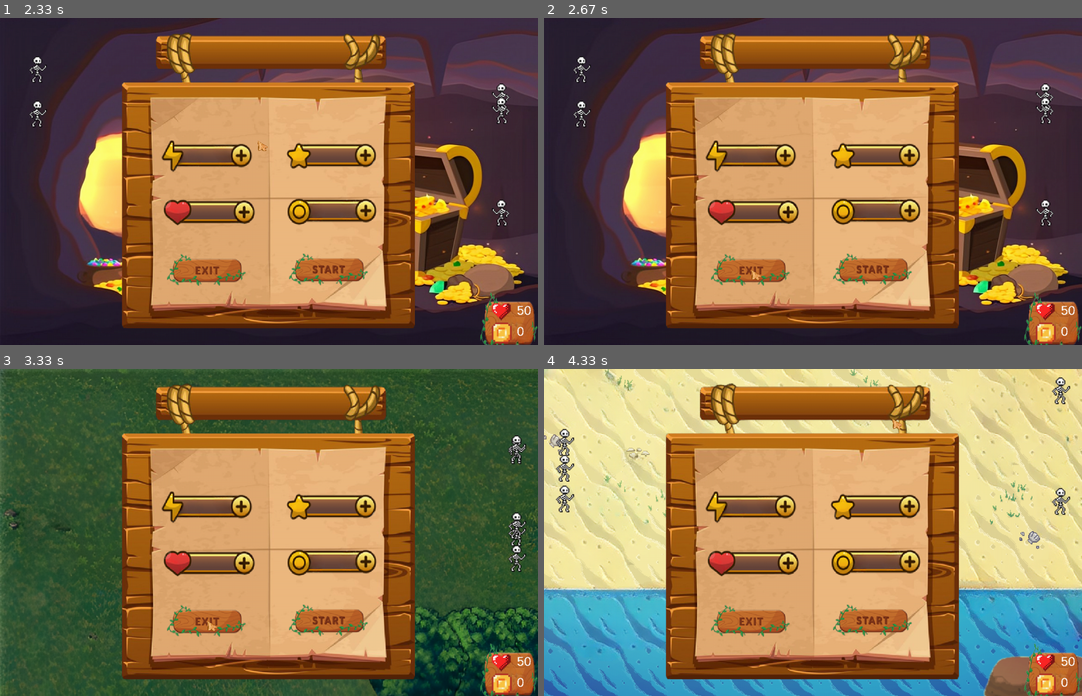
Above: before the commit, frames 1-4 (two rows, left to right).
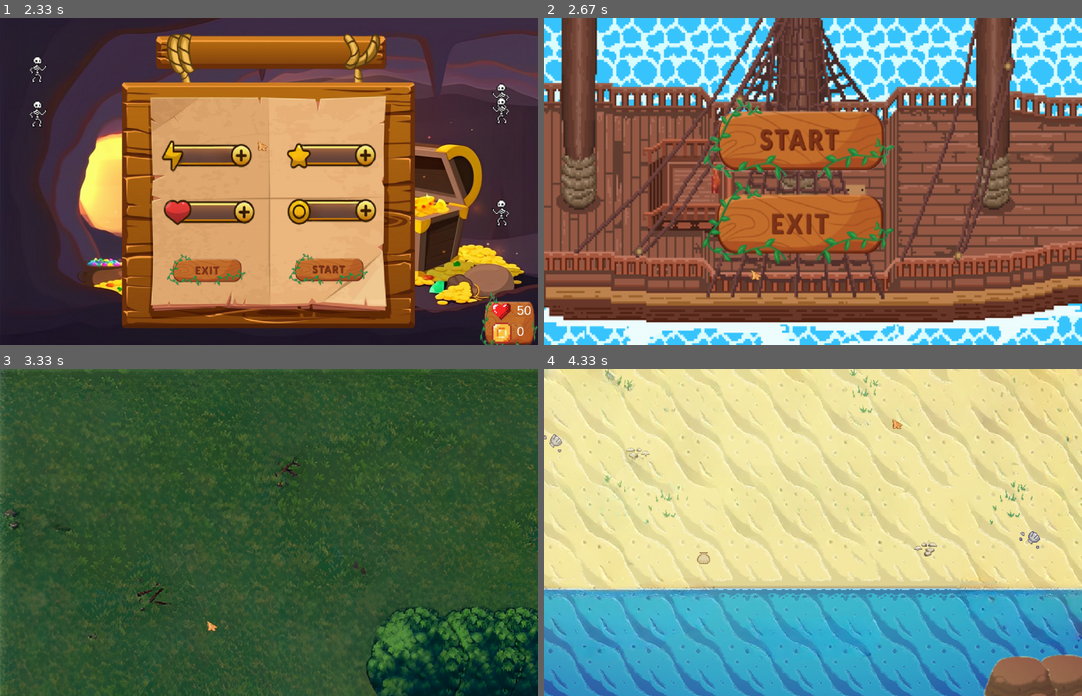
Above: after the commit, the same moments.

Repository: DasolLim/Pygame_Pirates
Game: pygame game, started from main.py
Two runs of this game, one before a commit and one after it. Both use one fixed random seed, a clock stepped at 60 frames per second and the inputs below.
Inputs (mouse positions are in pixels of both pictures, inside the frame that each line leads up to):
- Up to frame 1 (2.33 s): tap C at 0.33 s; click (328, 269) at 0.72 s; click (258, 138) at 1.22 s; tap T at 1.67 s; tap Esc at 2 s
- Up to frame 2 (2.67 s): click (748, 269) at 2.38 s
- Up to frame 3 (3.33 s): tap F at 2.83 s; hold Right from 3.17 s (still down); tap T at 3.32 s
- Up to frame 4 (4.33 s): release Right at 3.63 s; click (893, 418) at 3.72 s; hold Up 4-4.3 s; tap B at 4.15 s

Frame 1 is identical in both runs. In frame 2, 97% of the frame differs, in the area x 0-100%, y 0-100%; in frame 3, 47%; in frame 4, 47%.

Commit message:
menuItem

Diff:
--- a/main.py
+++ b/main.py
@@ -1,225 +1,254 @@
-#imports
-import pygame, gameSprites, time
-
-#initializing pygame
+# imports
+import pygame
+import gameSprites
+import time
+
+# initializing pygame
 pygame.init()
 
-#initializng mixer
+# initializng mixer
 pygame.mixer.init()
 
-#//////////////////////////////////////Images//////////////////////////////////////#
-
-#initialize starting image
+# //////////////////////////////////////Images//////////////////////////////////////#
+
+# initialize starting image
 mainmenu_image = pygame.image.load('backgroundimage.png')
 mainmenu_image = pygame.transform.scale(mainmenu_image, (1280, 780))
 mainmenu_rect = mainmenu_image.get_rect()
 
-#initializing current image
+# initializing current image
 current_img = None
 current_rect = None
 
-#initialize cursor image
+# initialize cursor image
 cursor_img = pygame.image.load('cursor.png')
-cursor_img = pygame.transform.scale(cursor_img,(25,25))
+cursor_img = pygame.transform.scale(cursor_img, (25, 25))
 cursor_rect = cursor_img.get_rect()
 pygame.mouse.set_visible(False)
 
-#initializing screen
+# initializing screen
 screen = pygame.display.set_mode((mainmenu_rect.width, mainmenu_rect.height))
 screen_rect = screen.get_rect()
 
-#initialize text background
+# initialize text background
 textBackground_image = pygame.image.load('textBackground.png')
-textBackground_image = pygame.transform.scale(textBackground_image, (300,860))
+textBackground_image = pygame.transform.scale(textBackground_image, (300, 860))
 textBackground_rect = textBackground_image.get_rect()
 textBackground_rect.bottomright = screen_rect.bottomright
 
-#initialize beach scene
+# initialize beach scene
 beachImg = pygame.image.load('sceneimage.png')
 beachImg = pygame.transform.scale(beachImg, (1280, 780))
 beach_rect = beachImg.get_rect()
 
-#initialize forest scene
+# initialize forest scene
 forestImg = pygame.image.load('forestScene.png')
-forestImg = pygame.transform.scale(forestImg,(1280,780))
+forestImg = pygame.transform.scale(forestImg, (1280, 780))
 forest_rect = forestImg.get_rect()
 
-#initialize cave image
+# initialize cave image
 caveImg = pygame.image.load('caveScene.png')
-caveImg = pygame.transform.scale(caveImg,(1280,780))
+caveImg = pygame.transform.scale(caveImg, (1280, 780))
 cave_rect = caveImg.get_rect()
 
-#initialize shop scene
+# initialize shop scene
 shopImg = pygame.image.load('menu.png')
-shopImg = pygame.transform.scale(shopImg,(750,750))
+shopImg = pygame.transform.scale(shopImg, (750, 750))
 shop_rect = shopImg.get_rect()
 shop_rect.center = screen_rect.center
 
-#initializing treasure scene
+# initializing treasure scene
 treasureImg = pygame.image.load('treasure.jpg')
-treasureImg = pygame.transform.scale(treasureImg,(1280,780))
+treasureImg = pygame.transform.scale(treasureImg, (1280, 780))
 treasure_rect = treasureImg.get_rect()
 
-#initializing coin image
+# initializing coin image
 coinImg = pygame.image.load('coin_100x94.png')
-coinImg = pygame.transform.scale(coinImg, (65,65))
+coinImg = pygame.transform.scale(coinImg, (65, 65))
 coin_rect = coinImg.get_rect()
 
-#initializing heart image
+# initializing heart image
 heartImg = pygame.image.load('Heart.png')
-heartImg = pygame.transform.scale(heartImg, (65,65))
+heartImg = pygame.transform.scale(heartImg, (65, 65))
 heart_rect = heartImg.get_rect()
 
-#defining width/height of buttons
+# defining width/height of buttons
 width = 395
 height = 135
 
-#creating rectangle for start button
+# creating rectangle for start button
 startRect = pygame.Rect(415, 225, width, height)
 
-#creating rectangle for exit button
+# creating rectangle for exit button
 exitRect = pygame.Rect(415, 425, width, height)
 
-#initializing font
+# creating rectangle for menu start button
+menuStartRect = pygame.Rect(700, 575, 165, 50)
+# creating rectangle for menu exit button
+menuExitRect = pygame.Rect(410, 575, 165, 50)
+
+# player speed upgrade rectangle
+speedRect = pygame.Rect(550, 300, 45, 50)
+# player health upgrade rectangle
+healthRect = pygame.Rect(550, 435, 45, 50)
+# player attack speed upgrade rectangle
+DamageRect = pygame.Rect(845, 300, 45, 50)
+# player _____ rectnagle
+LuckRect = pygame.Rect(845, 435, 45, 50)
+
+# initializing font
 pygame.font.init()
 font = pygame.font.SysFont("arial", 30)
 
-#/////////////////////////////////////////////////////////////////////////#
+# /////////////////////////////////////////////////////////////////////////#
 # USE THESE 2 LINES TO INCREMENT coinCount and REDRAW THE COIN TEXT
 # coinCount += 1
 # coinCountText = font.render(str(coinCount), False, (255,255,255))
-#/////////////////////////////////////////////////////////////////////////#
-
-#//////////////////////////////////////Initialize Methods//////////////////////////////////////#
-
-#creating player sprite group
+# /////////////////////////////////////////////////////////////////////////#
+
+# //////////////////////////////////////Initialize Methods//////////////////////////////////////#
+
+# creating player sprite group
 player_group = pygame.sprite.Group()
-#creating mob sprite group
+# creating mob sprite group
 mob_group = pygame.sprite.Group()
-#boolean flags
+# boolean flags
 loadPlaying = True
 shopPlaying = False
 running = True
 right = True
-#FPS
+# FPS
 FPS = 60
-#setting clock
+# setting clock
 clock = pygame.time.Clock()
-#collision
+# collision
 scene = 'beach'
-#initializing counts
+# initializing counts
 coinCount = 0
 healthCount = 50
 
-#initializing player sprite
+# initializing player sprite
+
+
 def initializePlayer():
     global player_group
     if player_group:
         player_group.empty()
     num_of_player = 1
-    for x in range (num_of_player):
-        player_group.add(gameSprites.Player("Pirate_Sprite_100x100.png", 50, 50, 0, 0))
+    for x in range(num_of_player):
+        player_group.add(gameSprites.Player(
+            "Pirate_Sprite_100x100.png", 50, 50, 0, 0))
+
 
 def initializeMobs():
     global mob_group
     if mob_group:
         mob_group.empty()
     num_of_mobs = 5
-    for x in range (num_of_mobs):
-        mob_group.add(gameSprites.Mob("mob.png", 50, 50, [2,2]))
-
-#render images
+    for x in range(num_of_mobs):
+        mob_group.add(gameSprites.Mob("mob.png", 50, 50, [2, 2]))
+
+# render images
+
+
 def render():
-    #adding background image
-    screen.blit(current_img,current_rect)
-    #checking if on start screen
+    # adding background image
+    screen.blit(current_img, current_rect)
+    # checking if on start screen
     if not loadPlaying:
-        #initializing coin text
+        # initializing coin text
         global coinCount
         coinCount = player_group.sprites()[0].coins
         coinCountText = font.render(str(coinCount), False, (255, 255, 255))
 
-        #initializing heart text
+        # initializing heart text
         global healthCount
         healthCount = player_group.sprites()[0].health
         healthCountText = font.render(str(healthCount), False, (255, 255, 255))
-        #displaying coin/health background
-        screen.blit(textBackground_image, (1125,570))
-        #displaying coin info
+        # displaying coin/health background
+        screen.blit(textBackground_image, (1125, 570))
+        # displaying coin info
         screen.blit(coinCountText, (1230, 730))
         screen.blit(coinImg, (1160, 720))
-        #displaying heart info
+        # displaying heart info
         screen.blit(healthCountText, (1230, 680))
         screen.blit(heartImg, (1160, 665))
-        #displaying player sprite
-        screen.blit(player_group.sprites()[0].image, player_group.sprites()[0].rect)
-        #player_group.draw(screen)
-        #displaying mobs
+        # displaying player sprite
+        screen.blit(player_group.sprites()[
+                    0].image, player_group.sprites()[0].rect)
+        # player_group.draw(screen)
+        # displaying mobs
         if not shopPlaying:
             mob_group.update()
         mob_group.draw(screen)
 
     if shopPlaying:
-        screen.blit(shopImg,shop_rect)
-
-    #checking if mouse is within game window
+        screen.blit(shopImg, shop_rect)
+
+    # checking if mouse is within game window
     if pygame.mouse.get_focused() == True and loadPlaying or shopPlaying:
-        #adding mouse image to screen
-        screen.blit(cursor_img,pygame.mouse.get_pos())
-
-    #refreshing screen
+        # adding mouse image to screen
+        screen.blit(cursor_img, pygame.mouse.get_pos())
+
+    # refreshing screen
     pygame.display.flip()
 
-#musicPlayer
-def musicPlayer(music,vol = 0.7,loop = 0,initialPlay = 0):
-    #checking initial play
+# musicPlayer
+
+
+def musicPlayer(music, vol=0.7, loop=0, initialPlay=0):
+    # checking initial play
     if initialPlay:
-        #loading music
+        # loading music
         pygame.mixer.music.load(music)
     else:
-        #changing music
+        # changing music
         pygame.mixer.music.stop()
         pygame.mixer.music.unload()
         pygame.mixer.music.load(music)
-    #setting volume
+    # setting volume
     pygame.mixer.music.set_volume(vol)
-    #looping music
+    # looping music
     pygame.mixer.music.play(loop)
+
 
 def sceneBuilder(newScene):
     global current_img
     global current_rect
     global scene
 
-    if(newScene == 'shop'):
+    if (newScene == 'shop'):
         musicPlayer('shopMusic.mp3', 0.1, -1)
         return
-    if(newScene == 'mainMenu'):
+    if (newScene == 'mainMenu'):
         current_img = mainmenu_image
-        musicPlayer('menuMusic.mp3',loop = -1, initialPlay=1)
-    elif(newScene == 'beach'):
+        musicPlayer('menuMusic.mp3', loop=-1, initialPlay=1)
+    elif (newScene == 'beach'):
         musicPlayer('pirateArr.mp3')
         current_img = beachImg
         scene = 'beach'
-    elif(newScene == 'forest'):
+    elif (newScene == 'forest'):
         current_img = forestImg
         scene = 'forest'
         pygame.mixer.music.stop()
-    elif(newScene == 'cave'):
+    elif (newScene == 'cave'):
         current_img = caveImg
         scene = 'cave'
         pygame.mixer.music.stop()
-    elif(newScene == 'treasure'):
+    elif (newScene == 'treasure'):
         current_img = treasureImg
 
     current_rect = current_img.get_rect()
     initializePlayer()
     initializeMobs()
 
-#Initalizing methods and flags
+
+# Initalizing methods and flags
 sceneBuilder("mainMenu")
 
-#collisionPicker
+# collisionPicker
+
+
 def collisionPicker(scene):
     if scene == 'beach':
         player_group.sprites()[0].collisionBeach()
@@ -233,52 +262,59 @@
         player_group.sprites()[0].collisionCave()
         for sprites in mob_group.sprites():
             sprites.collisionCave()
+
+
 render()
 # gameloop
 while running:
     keys = pygame.key.get_pressed()
-    #setting fps
+    # setting fps
     clock.tick(FPS)
     # event loop
     for event in pygame.event.get():
-        #quitting event
+        # quitting event
         if event.type == pygame.QUIT:
             running = False
 
-        #start screen event
+        # start screen event
         if event.type == pygame.MOUSEBUTTONDOWN:
             (x, y) = pygame.mouse.get_pos()
 
-            #//////Debug///////#
-            #print(x, y)
-            #//////////////////#
-
-            #checking collide point of mouse with start button
+            # //////Debug///////#
+            # print(x, y)
+            # //////////////////#
+
+            # checking collide point of mouse with start button
             if startRect.collidepoint(x, y) and loadPlaying:
-                loadPlaying=False
+                loadPlaying = False
                 sceneBuilder('beach')
 
-
-            #checking collide point of mouse with exit button
+            # checking collide point of mouse with exit button
             if exitRect.collidepoint(x, y) and loadPlaying:
                 running = False
 
-        #open shop eventwith escape
+        # open shop eventwith escape
         if keys[pygame.K_ESCAPE] and not loadPlaying and not shopPlaying:
             sceneBuilder("shop")
             shopPlaying = True
-        #close shop with escape
+        # close shop with escape
         elif keys[pygame.K_ESCAPE] and not loadPlaying and shopPlaying:
             shopPlaying = False
             pygame.mixer.music.stop()
 
-        # CHANGE TO HAVE IT ON MOUSE PRESS INSIDE THE CONTINUE BUTTON / EXIT
-        if keys[pygame.K_9] and shopPlaying:
-            shopPlaying = False
-            loadPlaying = True
-            sceneBuilder("mainMenu")
-
-    #player movement
+        if event.type == pygame.MOUSEBUTTONDOWN:
+            (posX, posY) = pygame.mouse.get_pos()
+            # resume / start the game on start menu button press
+            if menuStartRect.collidepoint(posX, posY) and shopPlaying:
+                shopPlaying = False
+                pygame.mixer.music.stop()
+            # exit to main screen on exit menu button press
+            if menuExitRect.collidepoint(posX, posY) and shopPlaying:
+                shopPlaying = False
+                loadPlaying = True
+                sceneBuilder("mainMenu")
+
+    # player movement
     if not shopPlaying:
         if keys[pygame.K_RIGHT]:
             right = True
@@ -291,7 +327,7 @@
         if keys[pygame.K_DOWN]:
             player_group.sprites()[0].rect.y += 5
 
-        #player attack
+        # player attack
         if keys[pygame.K_SPACE]:
             if right:
                 player_group.sprites()[0].attack(True)
@@ -303,38 +339,37 @@
             else:
                 player_group.sprites()[0].flipPlayer(False)
 
-
-    #///////////////////////////#
-    #if conditions are met and player exits screen through right side
+    # ///////////////////////////#
+    # if conditions are met and player exits screen through right side
     if keys[pygame.K_f]:
         sceneBuilder("forest")
 
-    #///////////////////////////#
-
-    #///////////////////////////#
-    #if conditions are met and player exits screen through right side
+    # ///////////////////////////#
+
+    # ///////////////////////////#
+    # if conditions are met and player exits screen through right side
     if keys[pygame.K_c]:
         sceneBuilder('cave')
 
-    #///////////////////////////#
-
-    #///////////////////////////#
-    #if conditions are met for game completion
+    # ///////////////////////////#
+
+    # ///////////////////////////#
+    # if conditions are met for game completion
     if keys[pygame.K_t]:
         sceneBuilder('treasure')
 
     if keys[pygame.K_b]:
         sceneBuilder('beach')
 
-    #player boundaries
+    # player boundaries
     collisionPicker(scene)
 
-    #render
+    # render
     render()
 
-    #begining level music
+    # begining level music
     if not pygame.mixer.music.get_busy():
         musicPlayer('levelMusic.mp3', 0.01, -1)
 
-#exiting pygame
+# exiting pygame
 pygame.quit()
